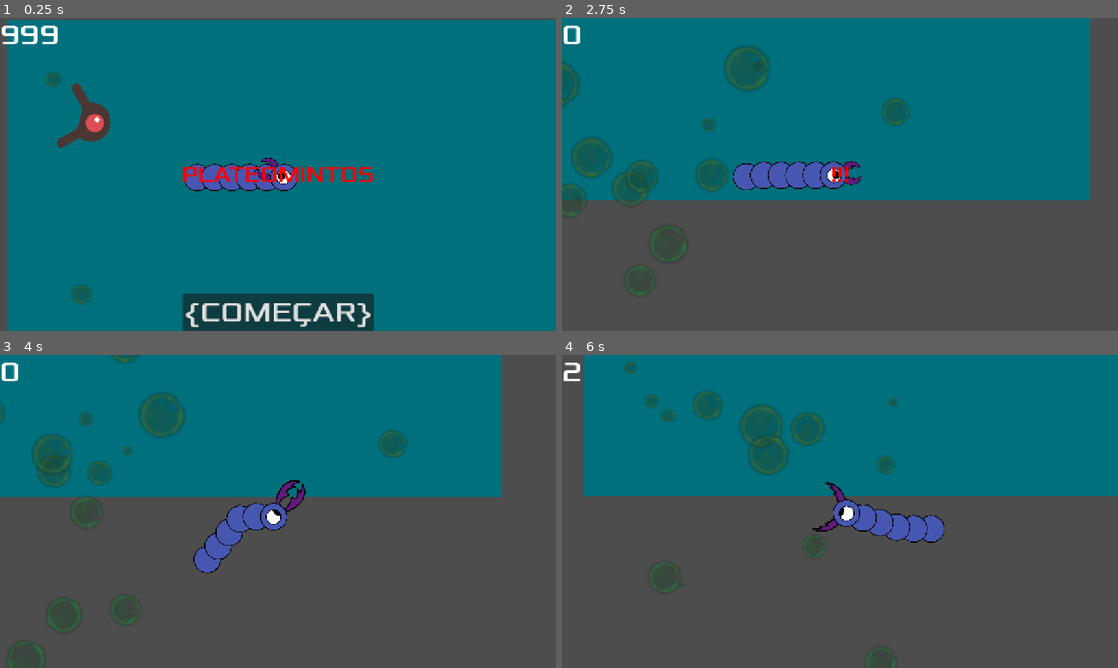
Above: before the commit, frames 1-4 (two rows, left to right).
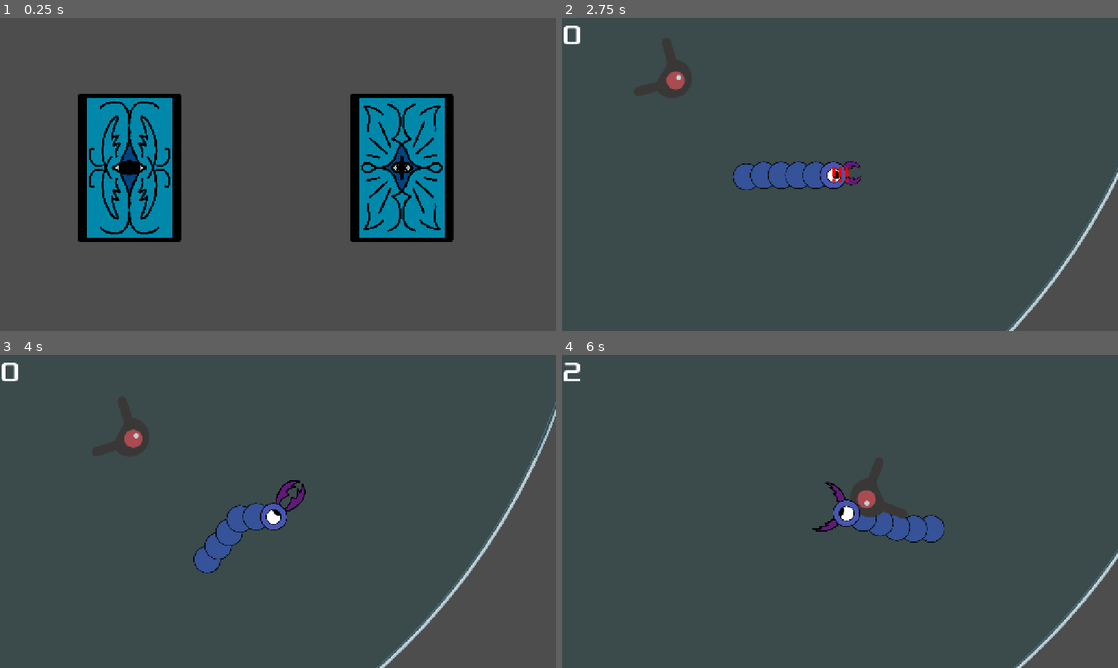
Above: after the commit, the same moments.

Repository: sou-carlos/plateomintos
Game: Godot game, scene res://selecao_de_classe.tscn
Same seed, same stepped clock (60 frames per second), same inputs: the game is played once before the commit and once after it. Before the commit the project starts from res://main.tscn.
Inputs (mouse positions are in pixels of both pictures, inside the frame that each line leads up to):
- Up to frame 1 (0.25 s): no input
- Up to frame 2 (2.75 s): click (689, 168) at 0.52 s; click "{COMEÇAR}" at 1.25 s; move the mouse to (962, 158) at 2.02 s; hold D (mvDireita) from 2.03 s (still down); click (962, 158) at 2.1 s
- Up to frame 3 (4 s): move the mouse to (166, 527) at 2.77 s; release D (mvDireita) at 2.78 s; hold S (mvBaixo) 2.78-3.53 s; click (166, 527) at 2.85 s; move the mouse to (333, 442) at 3.52 s; hold D (mvDireita) from 3.53 s (still down); click (333, 442) at 3.6 s
- Up to frame 4 (6 s): move the mouse to (812, 574) at 4.27 s; release D (mvDireita) at 4.28 s; hold W (mvCima) 4.28-5.03 s; click (812, 574) at 4.35 s; move the mouse to (1006, 558) at 5.02 s; hold A (mvEsquerda) from 5.03 s (still down); click (1006, 558) at 5.1 s; move the mouse to (673, 464) at 5.77 s; click (673, 464) at 5.85 s

The runs differ from the first frame. In frame 1, 98% of the frame differs, in the area x 0-100%, y 0-100%; in frame 2, 55%; in frame 3, 43%; in frame 4, 45%.

Commit message:
ameba

Diff:
--- a/base_enemy.gd
+++ b/base_enemy.gd
@@ -25,6 +25,6 @@
 
 
 func _on_hitbox_area_entered(area: Area2D) -> void:
-	life -= 1
+	life -= 10
 	if life <= 0:
 		queue_free()
--- /dev/null
+++ b/borda_terra_plana.gd
@@ -0,0 +1,32 @@
+extends Node2D
+@export var raio=300
+@export_range(12,128) var quantidade_ponto=64
+@export var corpo: StaticBody2D
+
+func _ready() -> void:
+	var pontos=PackedVector2Array()
+	for i in range(quantidade_ponto):
+		var angulo=TAU * i / quantidade_ponto
+		pontos.append(Vector2(cos(angulo),sin(angulo))*raio)
+
+	var contorno=CollisionPolygon2D.new()
+	contorno.polygon=pontos
+	contorno.build_mode=CollisionPolygon2D.BUILD_SEGMENTS
+	corpo.add_child(contorno)
+	queue_redraw()
+func _draw() -> void:
+	# Vidro sutil sobre a área de jogo.
+	#draw_circle(Vector2.ZERO, raio, Color(0.72, 0.91, 1.0, 0.07))
+	draw_circle(Vector2.ZERO, raio, Color(0.0, 0.251, 0.282, 0.235))
+
+	# Aro duplo para dar espessura à placa.
+	draw_arc(Vector2.ZERO, raio, 0.0, TAU, quantidade_ponto * 2, Color(0.78, 0.94, 1.0, 0.72), 5.0, true)
+	draw_arc(Vector2.ZERO, raio - 8.0, 0.0, TAU, quantidade_ponto * 2, Color(0.35, 0.75, 0.9, 0.32), 2.0, true)
+
+	# Reflexos curvos no aro.
+	draw_arc(Vector2.ZERO, raio - 3.0, deg_to_rad(205.0), deg_to_rad(260.0), 32, Color(1.0, 1.0, 1.0, 0.8), 7.0, true)
+	draw_arc(Vector2.ZERO, raio - 3.0, deg_to_rad(25.0), deg_to_rad(65.0), 24, Color(1.0, 1.0, 1.0, 0.55), 4.0, true)
+
+
+func _process(delta: float) -> void:
+	pass
--- /dev/null
+++ b/borda_terra_plana.tscn
@@ -0,0 +1,9 @@
+[gd_scene format=3 uid="uid://c4ue38t4uk1ib"]
+
+[ext_resource type="Script" uid="uid://cergvjy675l10" path="res://borda_terra_plana.gd" id="1_2yt5s"]
+
+[node name="Borda_terra_plana" type="Node2D" unique_id=18402017 node_paths=PackedStringArray("corpo")]
+script = ExtResource("1_2yt5s")
+corpo = NodePath("Corpo")
+
+[node name="Corpo" type="StaticBody2D" parent="." unique_id=189359203]
--- a/jogador.gd
+++ b/jogador.gd
@@ -1,15 +1,17 @@
-extends Area2D
+extends CharacterBody2D
 
 class_name Jogador
 
-enum Classe { MELEE, RANGE }
+
 
 @export var speed = 400
-@export var classe: Classe = Classe.MELEE
+
 @export var dash_speed: float = 1000.0
 @export var dash_duration: float = 0.12
 @export var textura_articulacao: Texture2D
 @export var distancia_articulacao: float = 40.0
+@export var projetil_scene:PackedScene
+@export var velocidade_projetil:float= 700
 
 @onready var articulacoes_container: Node2D = $Articulacoes
 @onready var animated_sprite_2d: AnimatedSprite2D = $AnimatedSprite2D
@@ -32,11 +34,10 @@
 func _ready() -> void:
 	add_to_group("jogador")
 	# O 'match' verifica o valor atual da variável 'classe'
-	match classe:
-		Classe.MELEE:
+	if PlayerConf.classe==PlayerConf.Classe.MELEE:
 			vida = 5
 			print("Guerreiro Escolhido")
-		Classe.RANGE:
+	if PlayerConf.classe==PlayerConf.Classe.RANGE:
 			vida = 3
 			print("Atirador Escolhido")
 
@@ -62,8 +63,6 @@
 	if atacando:
 		return
 
-	atacando = true
-
 	dash_direction = global_position.direction_to(
 		get_global_mouse_position()
 	)
@@ -72,14 +71,28 @@
 		dash_direction = Vector2.RIGHT.rotated(global_rotation)
 
 	look_at(global_position + dash_direction)
-	dash_time_left = dash_duration
-
-	animated_sprite_2d.play("ataque basico")
-	attack_hitbox.monitorable = true
+	if PlayerConf.classe==PlayerConf.Classe.RANGE:
+		ataque_range()
+	else :
+		atacando=true
+		dash_time_left = dash_duration
+		animated_sprite_2d.play("ataque basico")
+		attack_hitbox.monitorable = true
+
+func ataque_range ()->void:
+	if projetil_scene == null:
+		push_warning("não atirou o normal/pebinha")
+		return
+
+	var projetil=projetil_scene.instantiate()
+	projetil.global_position=global_position
+	projetil.direcao=dash_direction
+	projetil.velocidade=velocidade_projetil
+	get_tree().current_scene.add_child(projetil)
 
 # Called every frame. 'delta' is the elapsed time since the previous frame.
 func _physics_process(delta: float) -> void:
-	var velocity = Vector2.ZERO
+	velocity = Vector2.ZERO
 
 	if dash_time_left >  0.0:
 		var dash_step: float = minf(delta, dash_time_left)
@@ -103,7 +116,7 @@
 		if velocity.length()>0:
 			velocity = velocity.normalized() * speed
 
-	position += velocity * delta
+	move_and_slide()
 	#position = position.clamp(Vector2.ZERO,tamanhoTela)
 	atualizar_articulacoes()
 
--- a/jogador.tscn
+++ b/jogador.tscn
@@ -4,6 +4,7 @@
 [ext_resource type="Texture2D" uid="uid://s5bj1qn5k8a0" path="res://art/3 Sem Título_20261005131957.png" id="2_4obgb"]
 [ext_resource type="Texture2D" uid="uid://csp8k4e1xycyj" path="res://art/articulacao.png" id="2_j3kwt"]
 [ext_resource type="Texture2D" uid="uid://0bj4av2mqr7l" path="res://art/3 Sem Título_20261005133242.png" id="3_j3kwt"]
+[ext_resource type="PackedScene" uid="uid://72oii4kmvofh" path="res://projetil.tscn" id="3_xswob"]
 [ext_resource type="Texture2D" uid="uid://c6p0o00r2vayt" path="res://art/4 Sem Título_20261001012642.png" id="4_4obgb"]
 
 [sub_resource type="SpriteFrames" id="SpriteFrames_l502e"]
@@ -35,10 +36,10 @@
 [sub_resource type="RectangleShape2D" id="RectangleShape2D_3l2vh"]
 size = Vector2(80, 87)
 
-[node name="Jogador" type="Area2D" unique_id=190093235 groups=["jogador"]]
+[node name="Jogador" type="CharacterBody2D" unique_id=879782348 groups=["jogador"]]
 script = ExtResource("1_j3kwt")
-classe = 1
 textura_articulacao = ExtResource("2_j3kwt")
+projetil_scene = ExtResource("3_xswob")
 
 [node name="AnimatedSprite2D" type="AnimatedSprite2D" parent="." unique_id=923466116]
 z_index = 1
@@ -66,6 +67,4 @@
 
 [node name="Camera2D" type="Camera2D" parent="." unique_id=376097568]
 
-[connection signal="area_entered" from="." to="." method="_on_area_entered"]
-[connection signal="body_entered" from="." to="." method="_on_body_entered"]
 [connection signal="animation_finished" from="AnimatedSprite2D" to="." method="_on_animated_sprite_2d_animation_finished"]
--- a/main.tscn
+++ b/main.tscn
@@ -9,6 +9,7 @@
 [ext_resource type="AudioStream" uid="uid://d3qp1tmg1jlfp" path="res://art/gameover.wav" id="7_5vw27"]
 [ext_resource type="Texture2D" uid="uid://fu8af3b17xqf" path="res://art/Textures/light_03.png" id="8_5vw27"]
 [ext_resource type="PackedScene" uid="uid://urxv1s6gwn3p" path="res://enraivado.tscn" id="9_kek77"]
+[ext_resource type="PackedScene" uid="uid://c4ue38t4uk1ib" path="res://borda_terra_plana.tscn" id="10_4c57u"]
 
 [sub_resource type="Curve2D" id="Curve2D_h2yge"]
 _data = {
@@ -21,6 +22,7 @@
 mob_scene = ExtResource("2_h2yge")
 
 [node name="ColorRect" type="ColorRect" parent="." unique_id=681954993]
+visible = false
 anchors_preset = 15
 anchor_right = 1.0
 anchor_bottom = 1.0
@@ -29,6 +31,7 @@
 color = Color(0, 0.4392157, 0.49019608, 1)
 
 [node name="CPUParticles2D" type="CPUParticles2D" parent="." unique_id=1369787852]
+visible = false
 position = Vector2(218, 356)
 amount = 50
 texture = ExtResource("8_5vw27")
@@ -48,7 +51,6 @@
 
 [node name="Jogador" parent="." unique_id=190093235 instance=ExtResource("1_0xm2m")]
 position = Vector2(624, 356)
-classe = 0
 dash_speed = 2000.0
 
 [node name="InimigoTimer" type="Timer" parent="." unique_id=945051976]
@@ -69,7 +71,7 @@
 curve = SubResource("Curve2D_h2yge")
 
 [node name="InimigoSpawnLocation" type="PathFollow2D" parent="Path2D" unique_id=469998731]
-position = Vector2(-33.753788, -31.219446)
+position = Vector2(591.46405, 351.43494)
 rotation = 0.033181686
 scale = Vector2(1, 0.99999994)
 script = ExtResource("2_0xm2m")
@@ -87,6 +89,9 @@
 [node name="Enraivado" parent="." unique_id=1020826806 instance=ExtResource("9_kek77")]
 position = Vector2(151, 223)
 
+[node name="Borda_terra_plana" parent="." unique_id=18402017 instance=ExtResource("10_4c57u")]
+raio = 1500
+
 [connection signal="hit" from="Jogador" to="." method="_on_jogador_hit"]
 [connection signal="timeout" from="InimigoTimer" to="." method="_on_inimigo_timer_timeout"]
 [connection signal="timeout" from="PontosTimer" to="." method="_on_pontos_timer_timeout"]
--- /dev/null
+++ b/new_autoload_script.gd
@@ -0,0 +1,11 @@
+extends Node
+
+
+# Called when the node enters the scene tree for the first time.
+func _ready() -> void:
+	pass # Replace with function body.
+
+
+# Called every frame. 'delta' is the elapsed time since the previous frame.
+func _process(delta: float) -> void:
+	pass
--- /dev/null
+++ b/player_conf.gd
@@ -0,0 +1,4 @@
+extends Node
+
+enum Classe { MELEE, RANGE }
+var classe: Classe=Classe.MELEE
--- a/project.godot
+++ b/project.godot
@@ -11,8 +11,13 @@
 [application]
 
 config/name="aboba"
-run/main_scene="uid://bad5peyixcgrb"
+run/main_scene="uid://dhnvdbgo4wq8c"
+run/disable_stdout=true
 config/features=PackedStringArray("4.7", "Mobile")
+
+[autoload]
+
+PlayerConf="*uid://cvej5vfhbc8sl"
 
 [display]
 
@@ -57,6 +62,8 @@
 [layer_names]
 
 2d_physics/layer_2="Ataque do player"
+2d_physics/layer_3="projeteis"
+2d_physics/layer_4="inimigos"
 
 [physics]
 
--- /dev/null
+++ b/projetil.gd
@@ -0,0 +1,23 @@
+extends Area2D
+var velocidade :float=700
+var tempo_vida :float=3
+var direcao :Vector2=Vector2.RIGHT
+
+# Called when the node enters the scene tree for the first time.
+func _ready() -> void:
+	direcao=direcao.normalized()
+	rotation=direcao.angle()
+	get_tree().create_timer(tempo_vida).timeout.connect(queue_free)
+
+
+# Called every frame. 'delta' is the elapsed time since the previous frame.
+func _physics_process(delta: float) -> void:
+	global_position+=direcao*velocidade*delta
+
+
+func _on_area_entered(area: Area2D) -> void:
+	queue_free()
+
+
+func _on_body_entered(body: Node2D) -> void:
+	queue_free()
--- /dev/null
+++ b/projetil.tscn
@@ -0,0 +1,27 @@
+[gd_scene format=3 uid="uid://72oii4kmvofh"]
+
+[ext_resource type="Texture2D" uid="uid://csp8k4e1xycyj" path="res://art/articulacao.png" id="1_4dvx7"]
+[ext_resource type="Script" uid="uid://716jmc8kwxk" path="res://projetil.gd" id="1_e138m"]
+
+[sub_resource type="CircleShape2D" id="CircleShape2D_l502e"]
+radius = 17.464249
+
+[node name="Projetil" type="Area2D" unique_id=1928410767]
+collision_layer = 4
+collision_mask = 8
+script = ExtResource("1_e138m")
+
+[node name="Sprite2D" type="Sprite2D" parent="." unique_id=1523391589]
+modulate = Color(0, 0.8637406, 0.40165684, 1)
+self_modulate = Color(0.3454695, 0.79197055, 0.7301489, 1)
+scale = Vector2(0.25, 0.25)
+texture = ExtResource("1_4dvx7")
+
+[node name="CollisionShape2D" type="CollisionShape2D" parent="." unique_id=1075241146]
+position = Vector2(-8, 0)
+shape = SubResource("CircleShape2D_l502e")
+
+[node name="Timer" type="Timer" parent="." unique_id=2086195321]
+
+[connection signal="area_entered" from="." to="." method="_on_area_entered"]
+[connection signal="body_entered" from="." to="." method="_on_body_entered"]
--- /dev/null
+++ b/selecao_de_classe.gd
@@ -0,0 +1,17 @@
+extends CanvasLayer
+
+
+
+
+
+func _on_corpo_a_corpo_pressed() -> void:
+	PlayerConf.classe=PlayerConf.Classe.MELEE
+	proxima_cena()
+
+
+func _on_longa_distancea_pressed() -> void:
+	PlayerConf.classe=PlayerConf.Classe.RANGE
+	proxima_cena()
+
+func proxima_cena() -> void:
+	get_tree().change_scene_to_file("res://main.tscn")
--- /dev/null
+++ b/selecao_de_classe.tscn
@@ -0,0 +1,37 @@
+[gd_scene format=3 uid="uid://dhnvdbgo4wq8c"]
+
+[ext_resource type="Texture2D" uid="uid://t08ooonpl4r" path="res://art/2 Sem Título_20261005134300.png" id="1_c841s"]
+[ext_resource type="Script" uid="uid://dgll72tpe64wt" path="res://selecao_de_classe.gd" id="1_dkvii"]
+[ext_resource type="Texture2D" uid="uid://k5el1115xeii" path="res://art/2 Sem Título_20261005135141.png" id="2_dkvii"]
+
+[sub_resource type="Theme" id="Theme_thumt"]
+
+[node name="Selecao de classe" type="CanvasLayer" unique_id=876020439]
+script = ExtResource("1_dkvii")
+
+[node name="Corpo_a_corpo" type="Button" parent="." unique_id=456432145]
+custom_maximum_size = Vector2(1000, 1500)
+offset_left = 173.0
+offset_top = 157.0
+offset_right = 1173.0
+offset_bottom = 1657.0
+scale = Vector2(0.25, 0.25)
+theme = SubResource("Theme_thumt")
+icon = ExtResource("1_c841s")
+flat = true
+icon_alignment = 1
+
+[node name="Longa_distancea" type="Button" parent="." unique_id=1689970804]
+custom_maximum_size = Vector2(1000, 1500)
+offset_left = 800.0
+offset_top = 157.0
+offset_right = 1800.0
+offset_bottom = 1657.0
+scale = Vector2(0.25, 0.25)
+theme = SubResource("Theme_thumt")
+icon = ExtResource("2_dkvii")
+flat = true
+icon_alignment = 1
+
+[connection signal="pressed" from="Corpo_a_corpo" to="." method="_on_corpo_a_corpo_pressed"]
+[connection signal="pressed" from="Longa_distancea" to="." method="_on_longa_distancea_pressed"]
Not shown, added: borda_terra_plana.gd.uid
Not shown, added: new_autoload_script.gd.uid
Not shown, added: player_conf.gd.uid
Not shown, added: projetil.gd.uid
Not shown, added: selecao_de_classe.gd.uid
